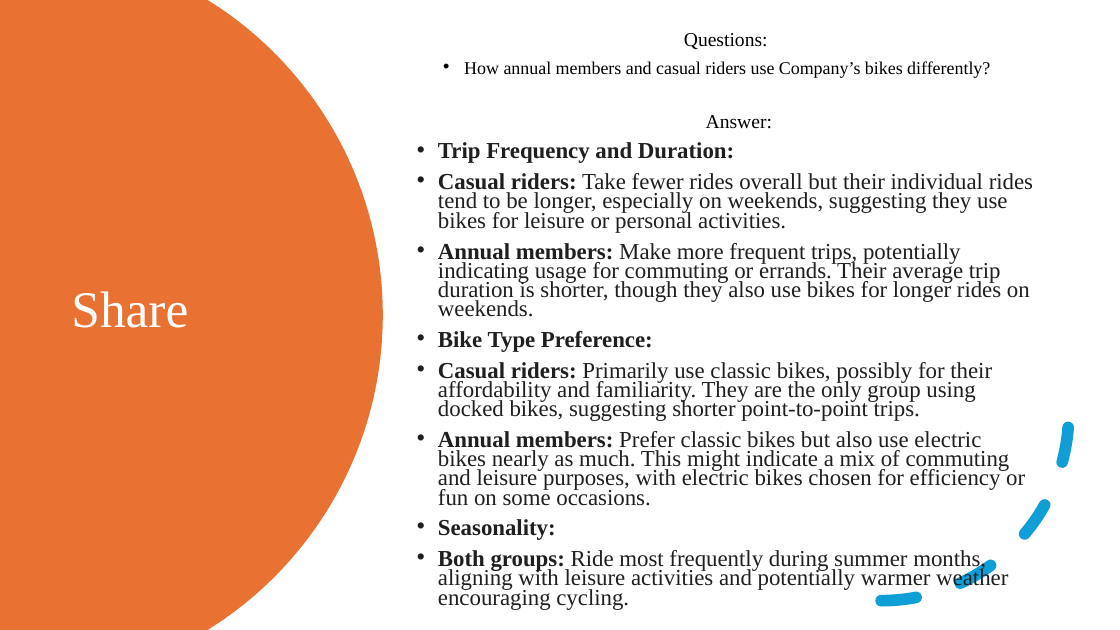
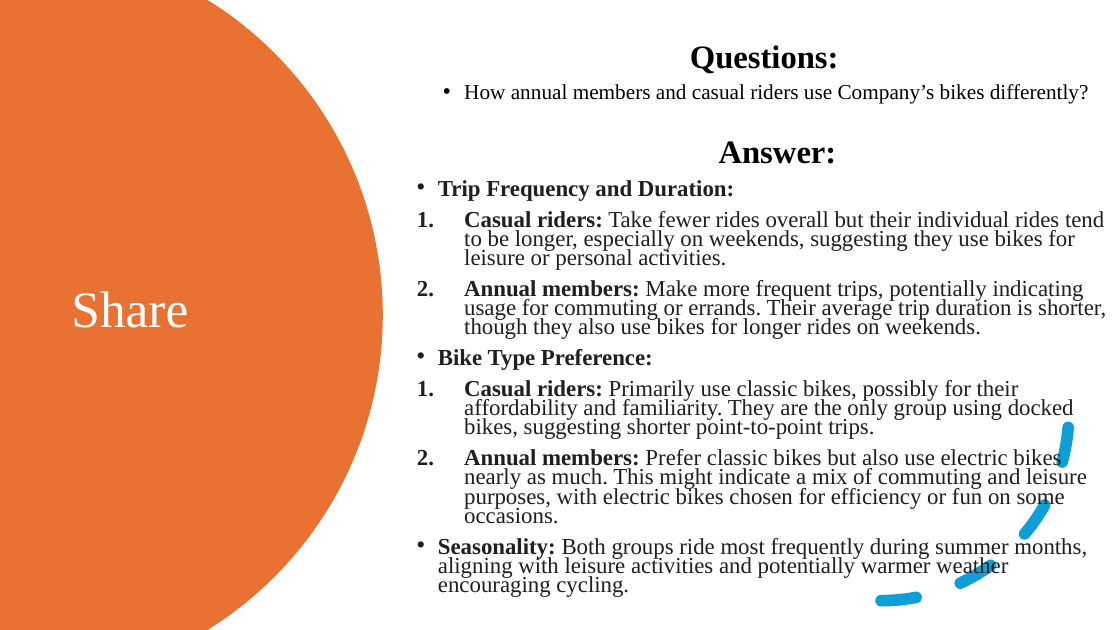
Before and after one commit to y4611676/Unanimous-Project, a slide deck: slide 12 of Bike_Share/How_Does_a_Bike_Share_Navigate_Speedy_Success.pptx. Drawn at 1120x630 pixels with LibreOffice and Linux fonts; fonts in the diff are those of the drawing. Boxes give left, top, right and bottom in pixels: in the first picture for what was removed or moved away, otherwise in the second. Text is boxed around its words. In the diff, an @@ line names an element or a change of style, - is before the commit and + after.

```diff
--- a/Bike_Share/How_Does_a_Bike_Share_Navigate_Speedy_Success.pptx
+++ b/Bike_Share/How_Does_a_Bike_Share_Navigate_Speedy_Success.pptx
@@ text at bbox=[464, 45, 1106, 524]: size 16.8 to 28 pt, bold on in "Questions:", "Answer:"; size 15.4 to 18.2 pt in "How annual members and casual riders use ..."; bullet • to 1. @@
@@ text at bbox=[438, 536, 1087, 597]: text changed @@
-• Seasonality:
-• Both groups: Ride most frequently during summer months, aligning with leisure activities and potentially warmer weather encouraging cycling.
+• Seasonality: Both groups ride most frequently during summer months, aligning with leisure activities and potentially warmer weather encouraging cycling.
```
Also in this commit, not shown: 9 other slides changed, 1 other file.
